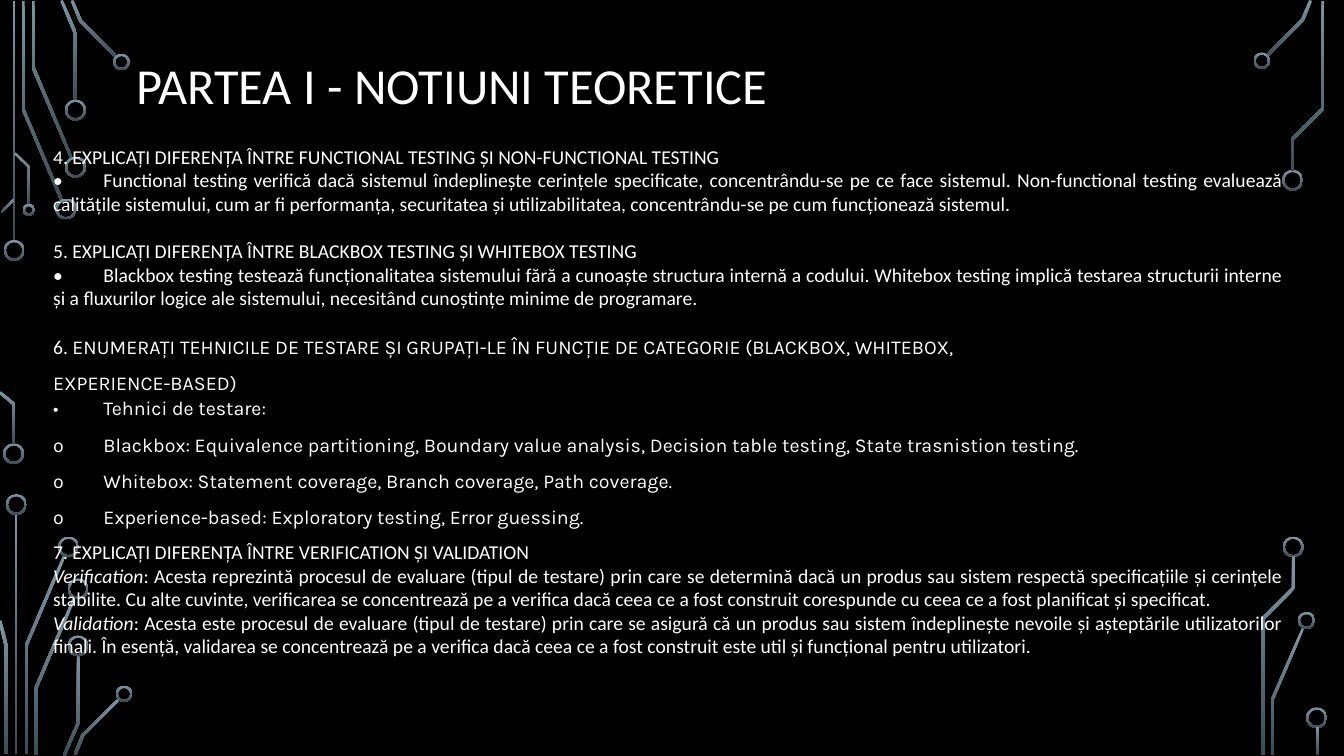
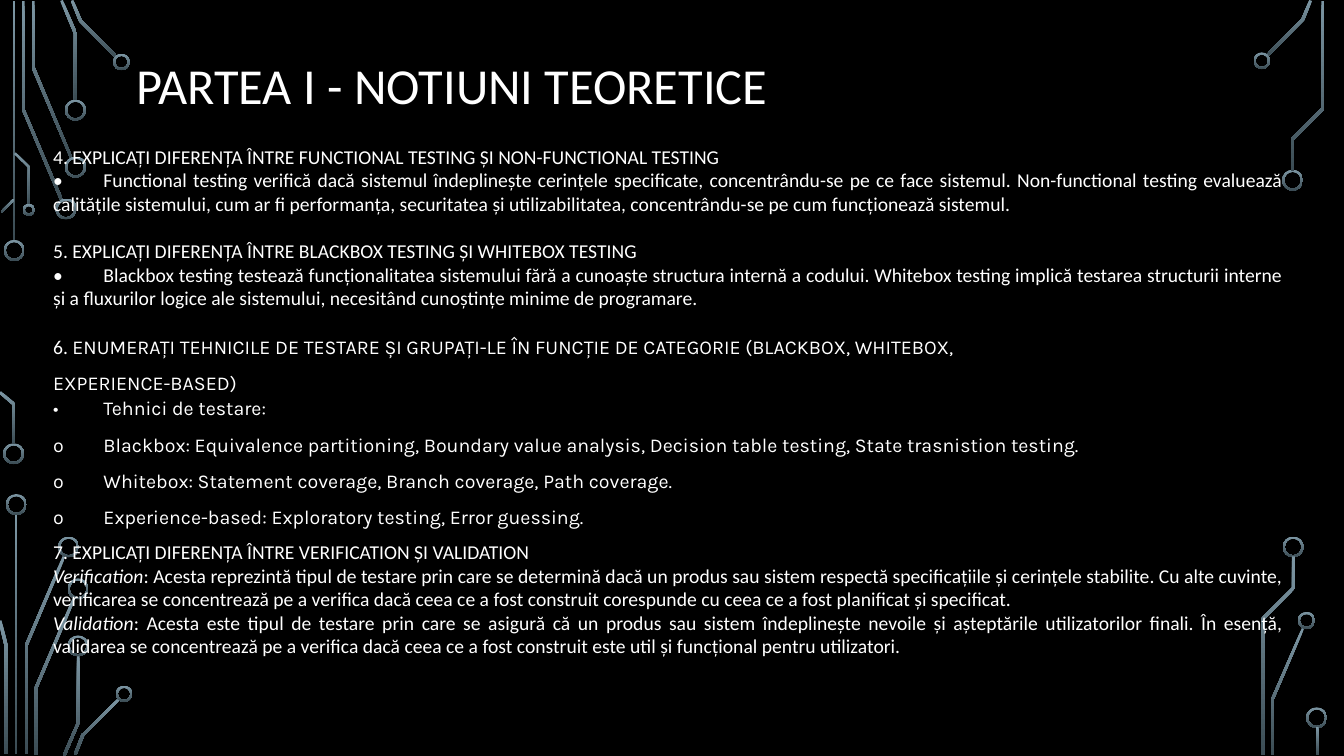
Before and after one commit to Flavius878/ProiectExamen_2024, a slide deck: slide 3 of PROIECT FINAL Examen Septembrie 2024 Postman V3.pptx. Drawn at 1344x756 pixels with LibreOffice and Linux fonts; fonts in the diff are those of the drawing; background and template pictures are left out. Boxes give left, top, right and bottom in pixels: in the first picture for what was removed or moved away, otherwise in the second. Text is boxed around its words. In the diff, an @@ line names an element or a change of style, - is before the commit and + after.

```diff
--- a/PROIECT FINAL Examen Septembrie 2024 Postman V3.pptx
+++ b/PROIECT FINAL Examen Septembrie 2024 Postman V3.pptx
@@ text at box(53, 566, 1282, 659): text changed @@
-Verification: Acesta reprezintă procesul de evaluare (tipul de testare) prin care se determină dacă un produs sau sistem respectă specificațiile și cerințele stabilite. Cu alte cuvinte, verificarea se concentrează pe a verifica dacă ceea ce a fost construit corespunde cu ceea ce a fost planificat și specificat.
-Validation: Acesta este procesul de evaluare (tipul de testare) prin care se asigură că un produs sau sistem îndeplinește nevoile și așteptările utilizatorilor finali. În esență, validarea se concentrează pe a verifica dacă ceea ce a fost construit este util și funcțional pentru utilizatori.
+Verification: Acesta reprezintă tipul de testare prin care se determină dacă un produs sau sistem respectă specificațiile și cerințele stabilite. Cu alte cuvinte, verificarea se concentrează pe a verifica dacă ceea ce a fost construit corespunde cu ceea ce a fost planificat și specificat.
+Validation: Acesta este tipul de testare prin care se asigură că un produs sau sistem îndeplinește nevoile și așteptările utilizatorilor finali. În esență, validarea se concentrează pe a verifica dacă ceea ce a fost construit este util și funcțional pentru utilizatori.
```
Also in this commit, not shown: 1 other slide changed, 1 other file.
